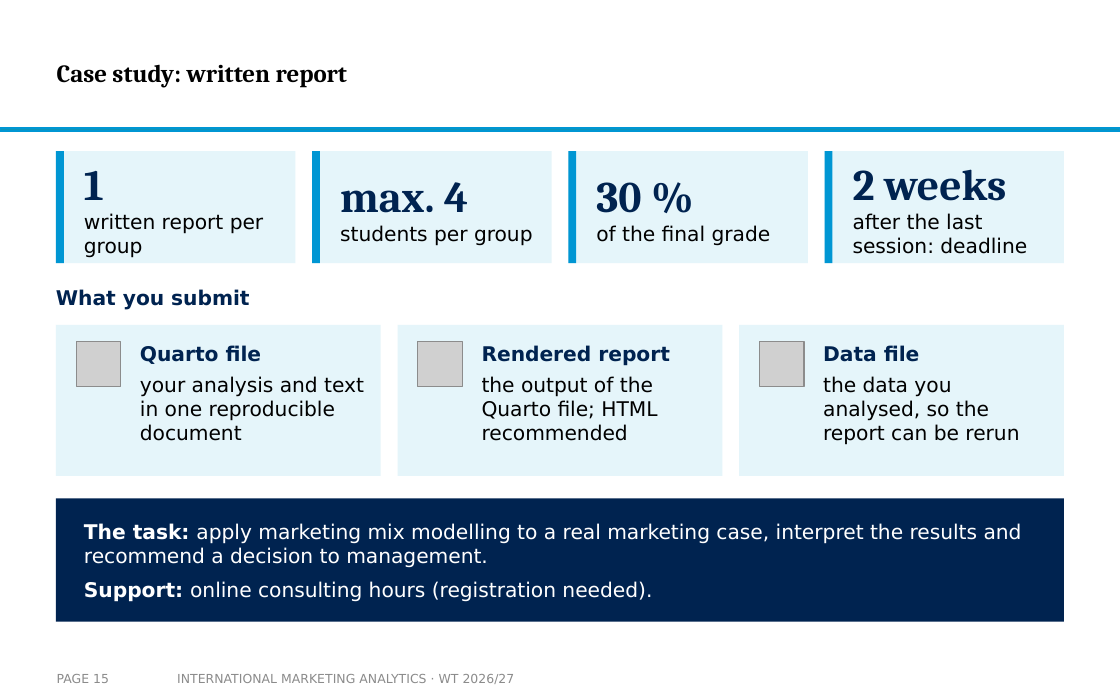
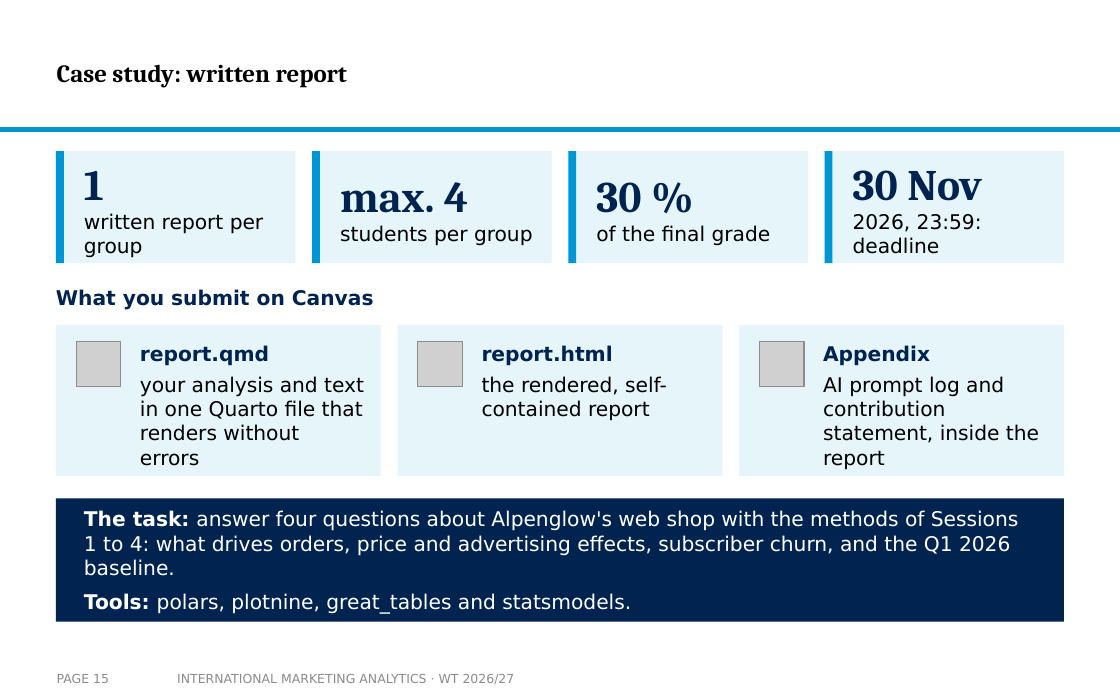
Before and after one commit to arnefloh-wu/International-Marketing-Analytics, a slide deck: slide 15 of slides/00a_course-content-and-style_WT26-27.pptx. Drawn at 1120x700 pixels with LibreOffice and Linux fonts; fonts in the diff are those of the drawing; grey boxes stand for pictures; background and template pictures are left out. Boxes give left, top, right and bottom in pixels: in the first picture for what was removed or moved away, otherwise in the second. Text is boxed around its words. In the diff, an @@ line names an element or a change of style, - is before the commit and + after.

```diff
--- a/slides/00a_course-content-and-style_WT26-27.pptx
+++ b/slides/00a_course-content-and-style_WT26-27.pptx
@@ text at [853, 170, 982, 254]: text changed @@
-2 weeks
-after the last session: deadline
+30 Nov
+2026, 23:59: deadline
@@ text at [56, 289, 374, 310]: text changed @@
-What you submit
+What you submit on Canvas
@@ text at [140, 345, 364, 466]: text changed @@
-Quarto file
-your analysis and text in one reproducible document
+report.qmd
+your analysis and text in one Quarto file that renders without errors
@@ text at [482, 345, 667, 421]: text changed @@
-Rendered report
-the output of the Quarto file; HTML recommended
+report.html
+the rendered, self-contained report
@@ text at [823, 345, 1039, 470]: text changed @@
-Data file
-the data you analysed, so the report can be rerun
+Appendix
+AI prompt log and contribution statement, inside the report
@@ text at [84, 510, 1019, 614]: text changed @@
-The task: apply marketing mix modelling to a real marketing case, interpret the results and recommend a decision to management.
-Support: online consulting hours (registration needed).
+The task: answer four questions about Alpenglow's web shop with the methods of Sessions 1 to 4: what drives orders, price and advertising effects, subscriber churn, and the Q1 2026 baseline.
+Tools: polars, plotnine, great_tables and statsmodels.
```
Also in this commit, not shown: 24 other files.
